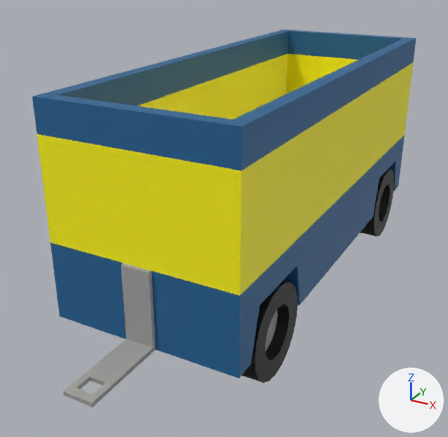
Two versions of the FBX model Assets/Models/CartChassis.fbx, one commit apart.
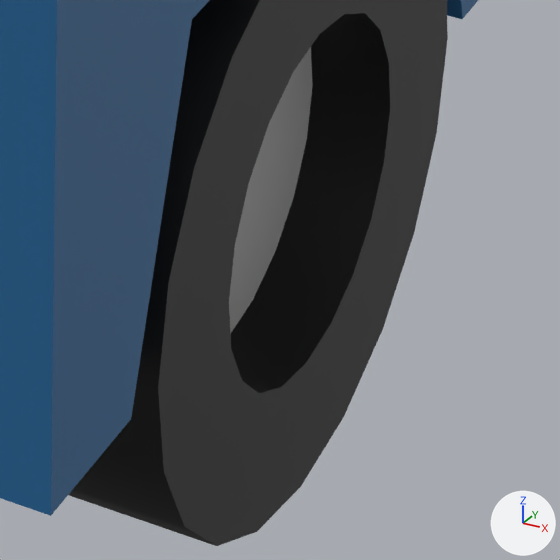
The first picture shows the older version from a 50 mm camera at (0.97, -0.09, 0.89) aimed at (-0.13, 1.9, -0.11). The close-ups show both versions on the part from 52% to 70% of the width and 69% to 88% of the height of that picture; other places that the commit changed are outside them. The lights are fixed; the arrows at lower right show +X, +Y and +Z. Where no turn or scale is listed for an object, it has been applied to the vertices.

Names of what the first close-up shows: 'CartChassis', 'FrontLeftWheel'.
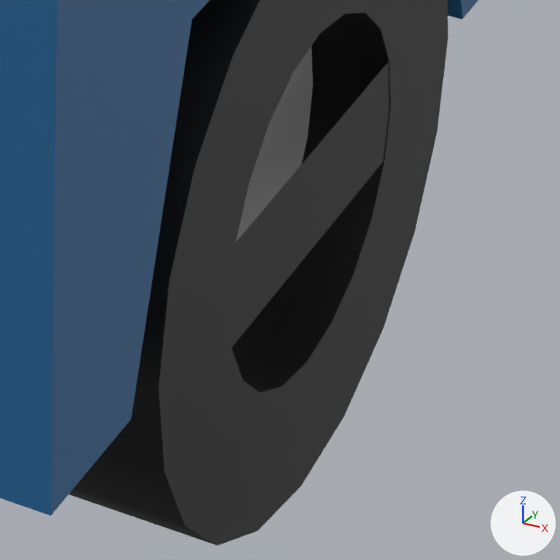
Where the change shows, as pixel boxes [x1, y1, x2, y2] in the close-ups (560 x 560 px):
part 1 of me_mesh_003, added (black)
    after: [229, 63, 390, 346]

Diff of the bpy script that builds the scene:
```diff
--- a/Assets/Models/CartChassis.fbx.py
+++ b/Assets/Models/CartChassis.fbx.py
@@ me_mesh_003 @@
 # used by ob_frontleftwheel; location = (0.2659, 1.4178, -0.2135)
 # verts and faces of me_mesh_003; kept vertices keep their numbers, new ones are numbered from 80
-me_mesh_003.from_pydata(...)  # 80 vertices, 62 faces; spans x -0.062..0.062, y -0.16..0.16, z -0.16..0.16
+me_mesh_003.from_pydata(...)  # 84 vertices, 63 faces; spans x -0.062..0.062, y -0.16..0.16, z -0.16..0.16
+# me_mesh_003 part 1
+verts[80] = (0.062, -0.089, 0.028)  # pixel (229, 249)
+verts[81] = (0.062, -0.089, -0.028)  # pixel (226, 353)
+verts[82] = (0.062, 0.089, 0.028)  # pixel (392, 57)
+verts[83] = (0.062, 0.089, -0.028)  # pixel (387, 156)
+faces += [(80, 81, 83, 82)]
 me_mesh_003.materials.append(mat_colorpalletemat)
```
